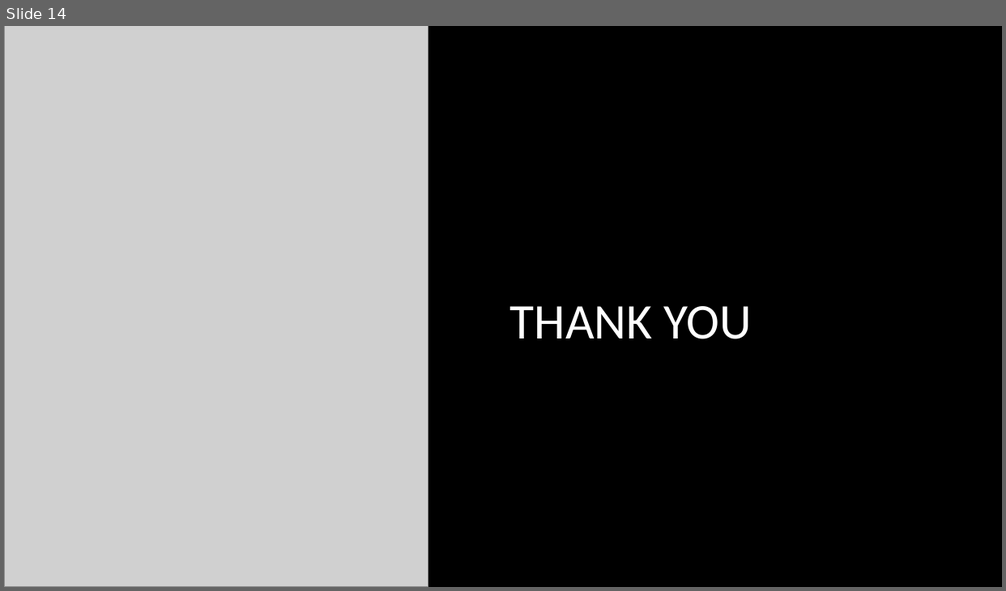
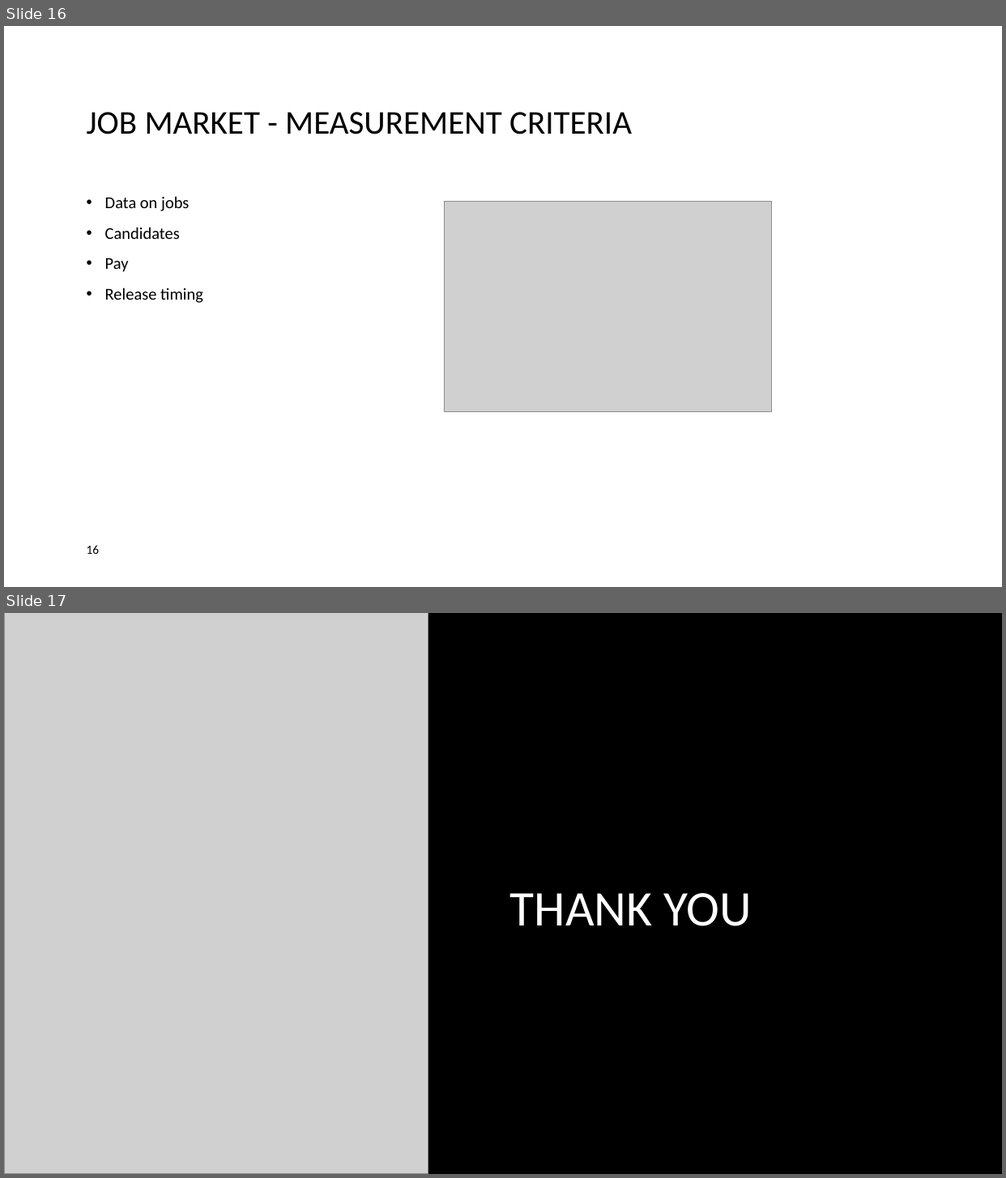
Before and after one commit to lennartklose96/DataScienceProject, a slide deck: Data-Science-Project.pptx. Shown one above the other, each under a label of ours: slide 14 before the commit, slides 16 and 17 after it. The pictures are 1006x591 and 1006x1178 pixels, drawn with LibreOffice and Linux fonts; fonts in the diff are those of the drawing; grey boxes stand for pictures; background and template pictures are left out. Boxes give left, top, right and bottom in pixels: in the first picture for what was removed or moved away, otherwise in the second. Text is boxed around its words. In the diff, an @@ line names an element or a change of style, - is before the commit and + after.

```diff
--- a/Data-Science-Project.pptx
+++ b/Data-Science-Project.pptx
@@ slide 16 added at [4,26,1002,587], background #FFFFFF @@
@@ title added at [87,112,632,135], 32 pt, text #000000 @@
+JOB MARKET - MEASUREMENT CRITERIA
@@ text added at [105,196,203,303], 16 pt, text #000000 @@
+• Data on jobs
+• Candidates
+• Pay
+• Release timing
@@ picture added at [444,202,772,412] @@
@@ page number added at [87,545,100,554], 12 pt, text #000000 @@
+16
@@ what was slide 14 is now slide 17 @@
```
Also in this commit, not shown: 7 slides changed, 4 other slides added, 2 slides removed.
